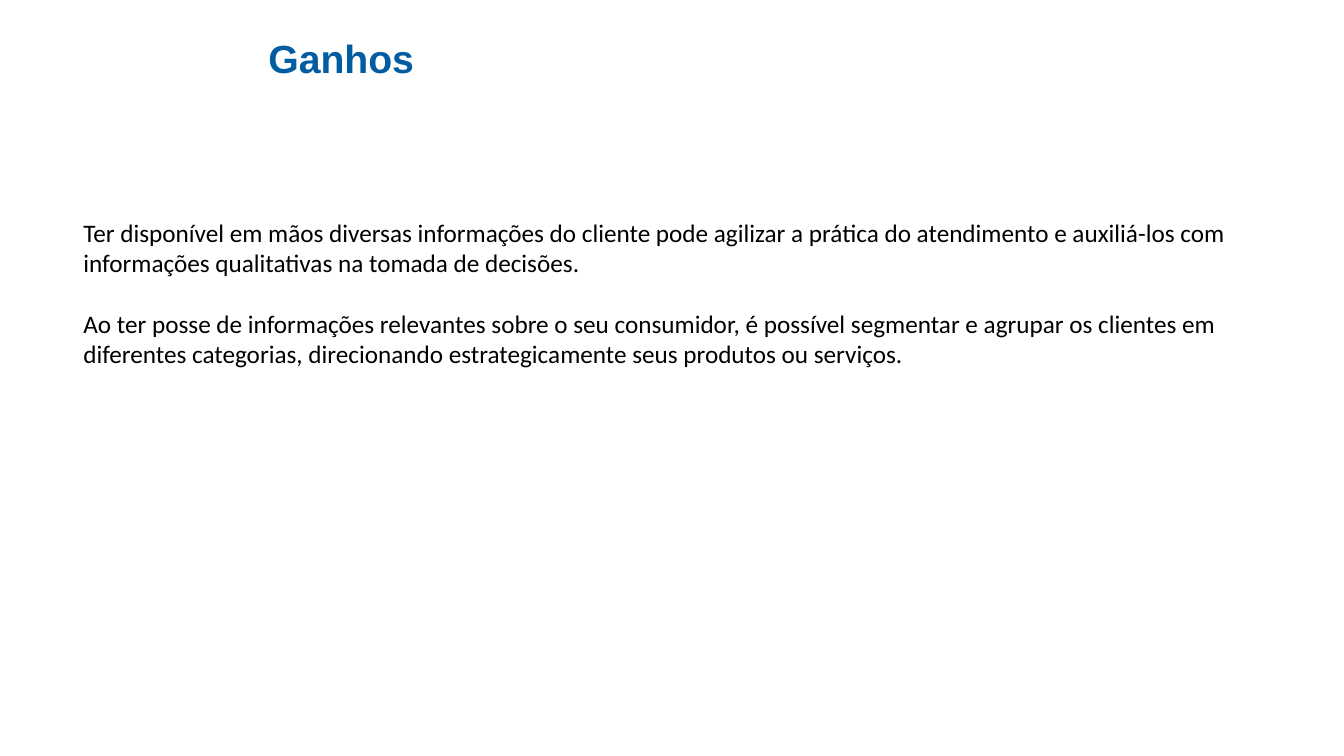
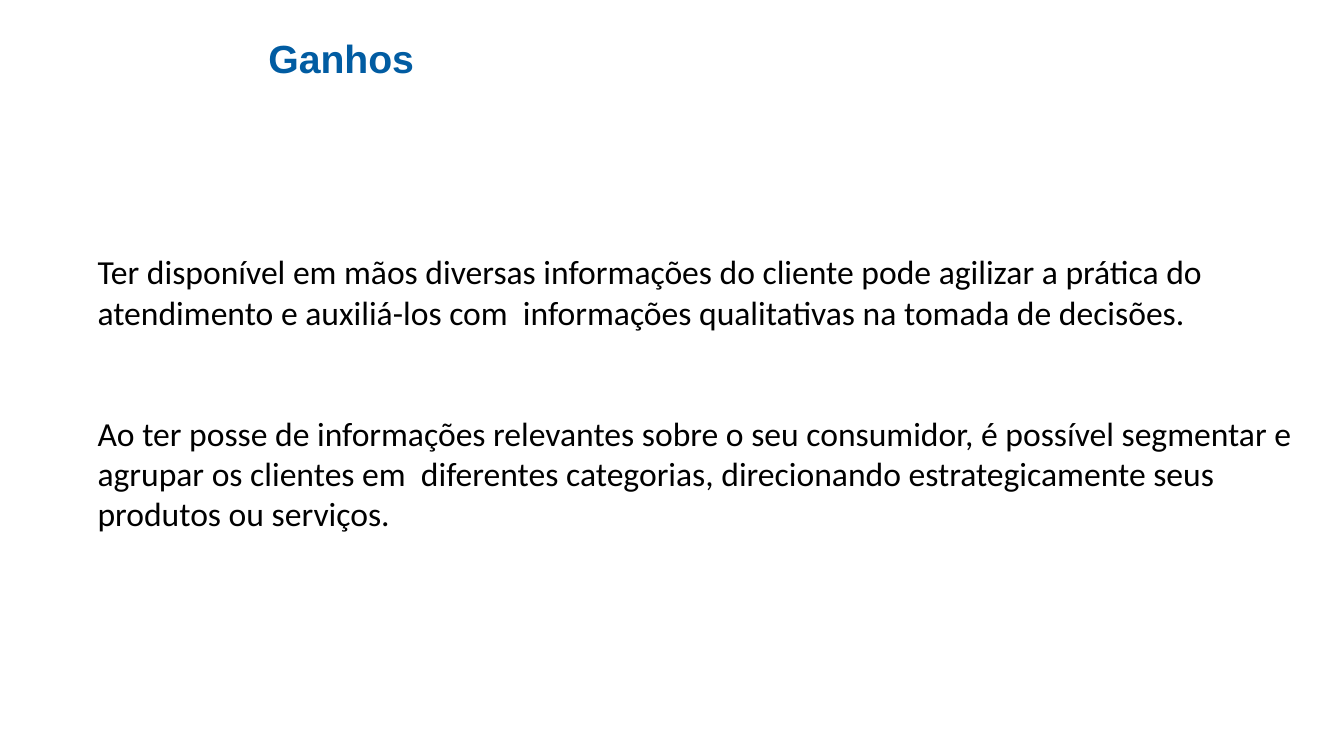
Before and after one commit to cezarnk/projetos, a slide deck: slide 9 of Apresentação Cesup Rede/Projeto 2.pptx. Drawn at 1344x756 pixels with LibreOffice and Linux fonts; fonts in the diff are those of the drawing; background and template pictures are left out. Boxes give left, top, right and bottom in pixels: in the first picture for what was removed or moved away, otherwise in the second. Text is boxed around its words. In the diff, an @@ line names an element or a change of style, - is before the commit and + after.

```diff
--- a/Apresentação Cesup Rede/Projeto 2.pptx
+++ b/Apresentação Cesup Rede/Projeto 2.pptx
@@ text at bbox=[98, 260, 1291, 532]: text changed; size 18 to 24 pt @@
-Ter disponível em mãos diversas informações do cliente pode agilizar a prática do atendimento e auxiliá-los com
-informações qualitativas na tomada de decisões.
-Ao ter posse de informações relevantes sobre o seu consumidor, é possível segmentar e agrupar os clientes em
-diferentes categorias, direcionando estrategicamente seus produtos ou serviços.
+Ter disponível em mãos diversas informações do cliente pode agilizar a prática do
+atendimento e auxiliá-los com informações qualitativas na tomada de decisões.
+Ao ter posse de informações relevantes sobre o seu consumidor, é possível segmentar e
+agrupar os clientes em diferentes categorias, direcionando estrategicamente seus
+produtos ou serviços.
```
Also in this commit, not shown: 3 other slides changed, 2 other files.
